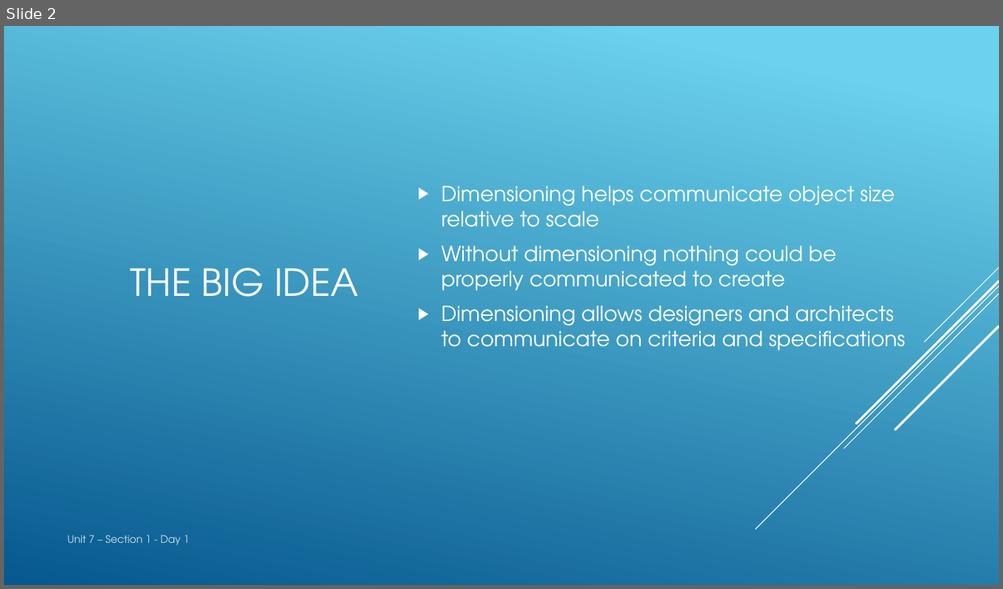
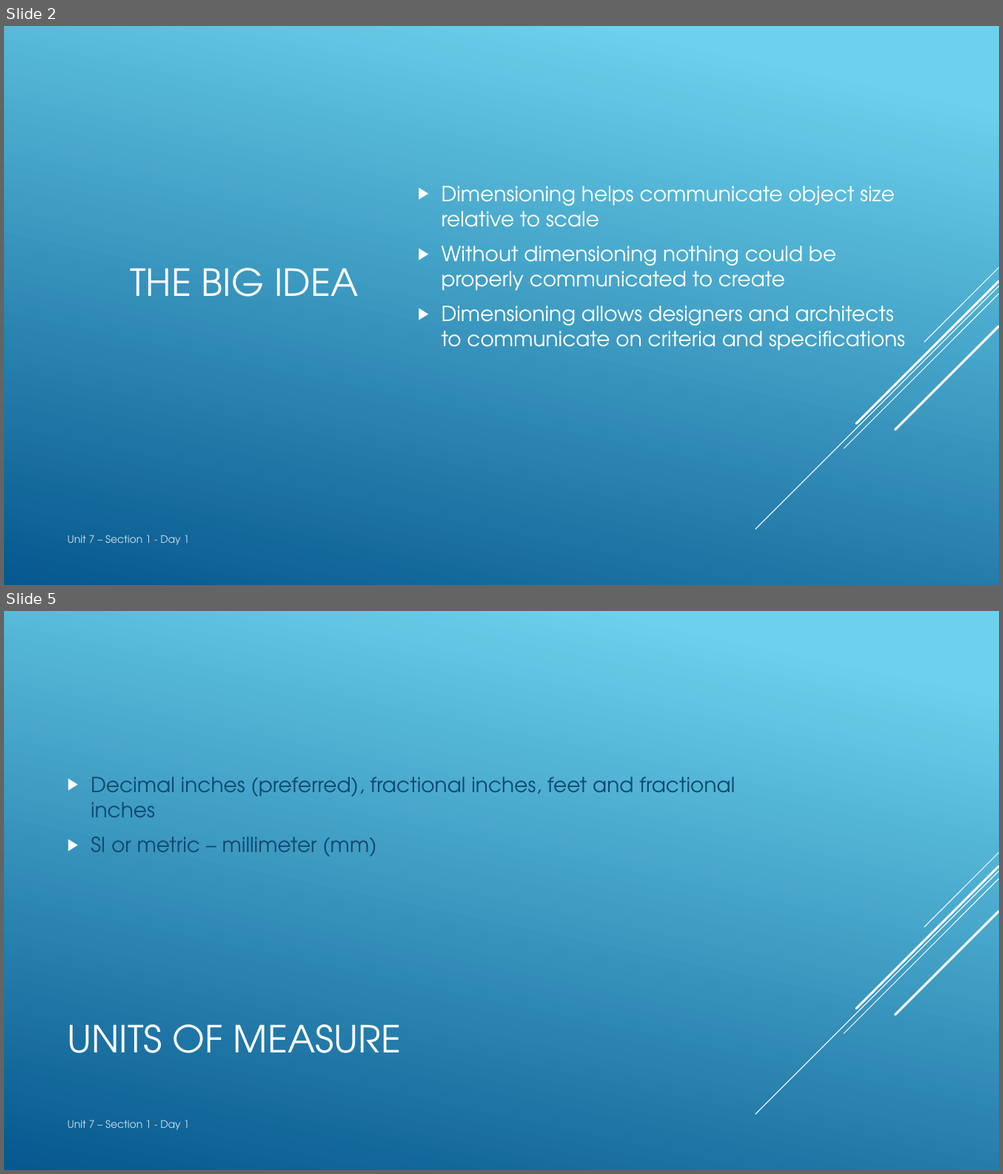
Before and after one commit to nickvertucci/Technology-Education-Curriculum, a slide deck: High School/Design and Drawing for Production/Unit 7 - Dimensioning/Section 1 - Intro to Dimensioning/Assets/U7S1 - Intro to Dimensioning.pptx. Shown one above the other, each under a label of ours: slide 2 before the commit, slides 2 and 5 after it; the slides between them are not shown. The pictures are 1003x589 and 1003x1174 pixels, drawn with LibreOffice and Linux fonts; fonts in the diff are those of the drawing. Boxes give left, top, right and bottom in pixels: in the first picture for what was removed or moved away, otherwise in the second. Text is boxed around its words. In the diff, an @@ line names an element or a change of style, - is before the commit and + after.

```diff
--- a/High School/Design and Drawing for Production/Unit 7 - Dimensioning/Section 1 - Intro to Dimensioning/Assets/U7S1 - Intro to Dimensioning.pptx
+++ b/High School/Design and Drawing for Production/Unit 7 - Dimensioning/Section 1 - Intro to Dimensioning/Assets/U7S1 - Intro to Dimensioning.pptx
@@ slide 5 added at box(4, 611, 999, 1170), background gradient #6ED2EB to #06588E; not listed: 5 template elements that a slide beside it also shows @@
@@ text added at box(91, 777, 734, 857), 20 pt, text #0F496F @@
+▶ Decimal inches (preferred), fractional inches, feet and fractional inches
+▶ SI or metric – millimeter (mm)
@@ title added at box(68, 1025, 401, 1054), 36 pt, text #FFFFFF @@
+UNITS OF MEASURE
@@ text added at box(68, 1120, 190, 1130), 10 pt, text #FFFFFF at 80% opacity @@
+Unit 7 – Section 1 - Day 1
```
Also in this commit, not shown: 1 slide changed, 1 other slide added.
